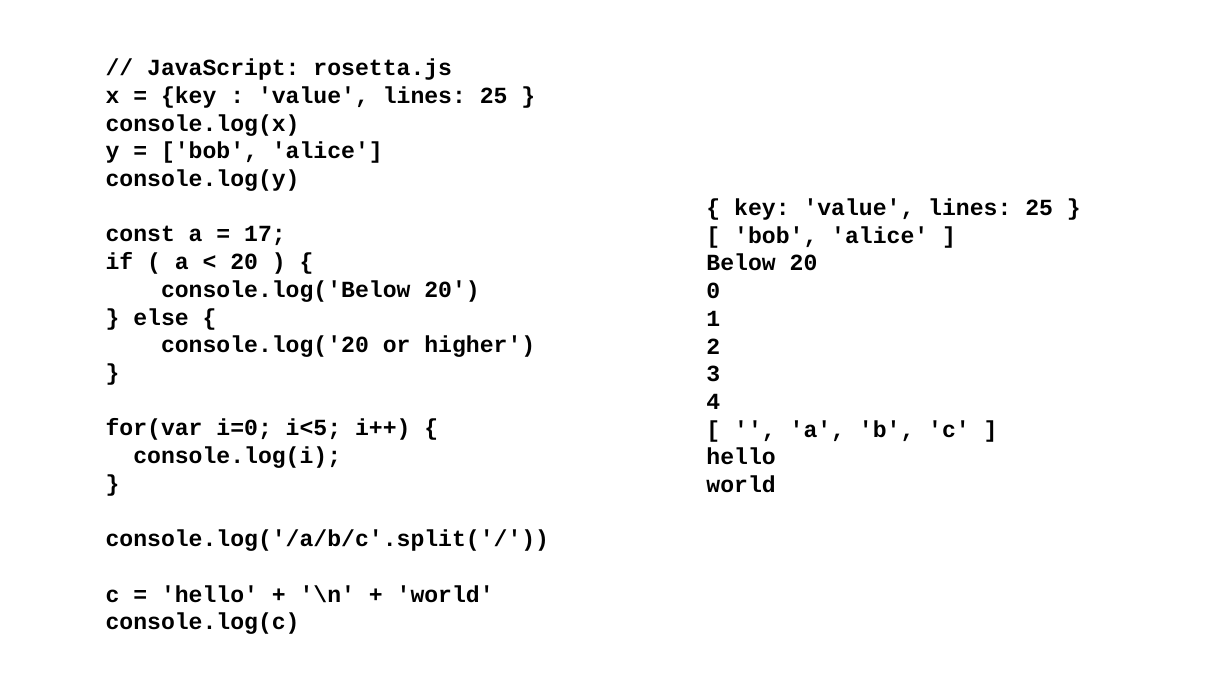
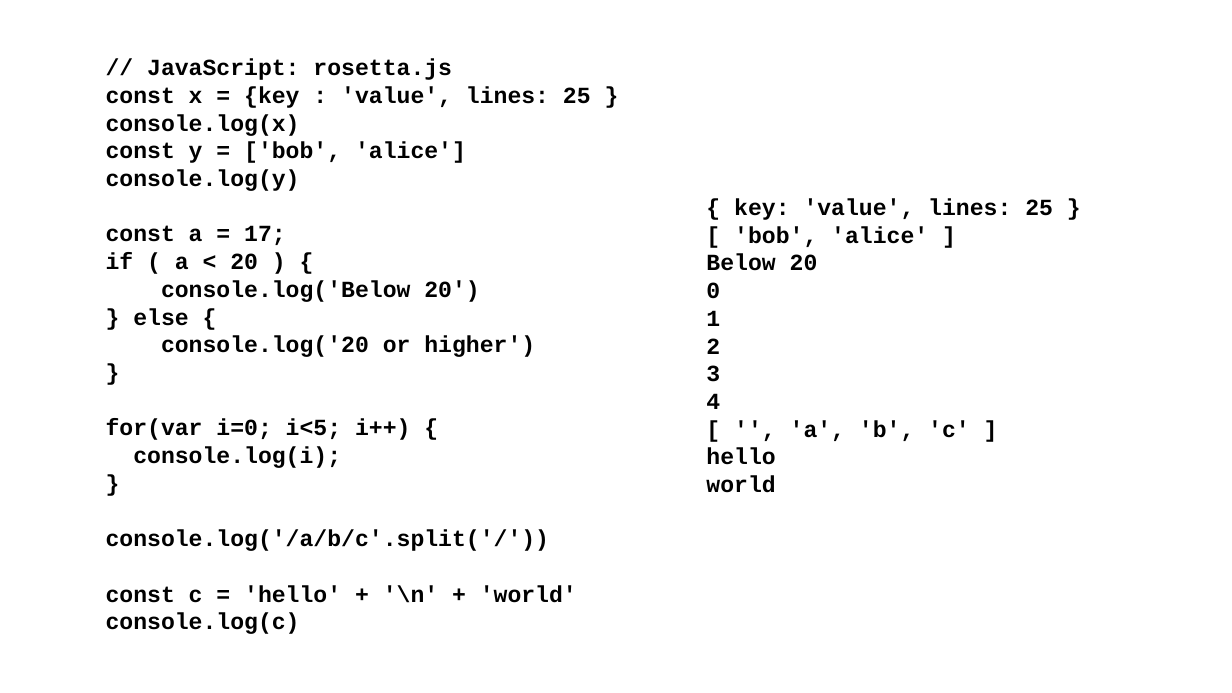
Before and after one commit to csev/pg4e, a slide deck: slide 34 of lectures/07-DenoKV.pptx. Drawn at 1232x693 pixels with LibreOffice and Linux fonts; fonts in the diff are those of the drawing. Boxes give left, top, right and bottom in pixels: in the first picture for what was removed or moved away, otherwise in the second. Text is boxed around its words. In the diff, an @@ line names an element or a change of style, - is before the commit and + after.

```diff
--- a/lectures/07-DenoKV.pptx
+++ b/lectures/07-DenoKV.pptx
@@ text at box(106, 86, 591, 108): text changed @@
-x = {key : 'value', lines: 25 }
+const x = {key : 'value', lines: 25 }
@@ text at box(106, 142, 466, 163): text changed @@
-y = ['bob', 'alice']
+const y = ['bob', 'alice']
@@ text at box(106, 585, 577, 603): text changed @@
-c = 'hello' + '\n' + 'world'
+const c = 'hello' + '\n' + 'world'
```
Also in this commit, not shown: 15 other slides changed, 2 slides removed, 1 other file.
